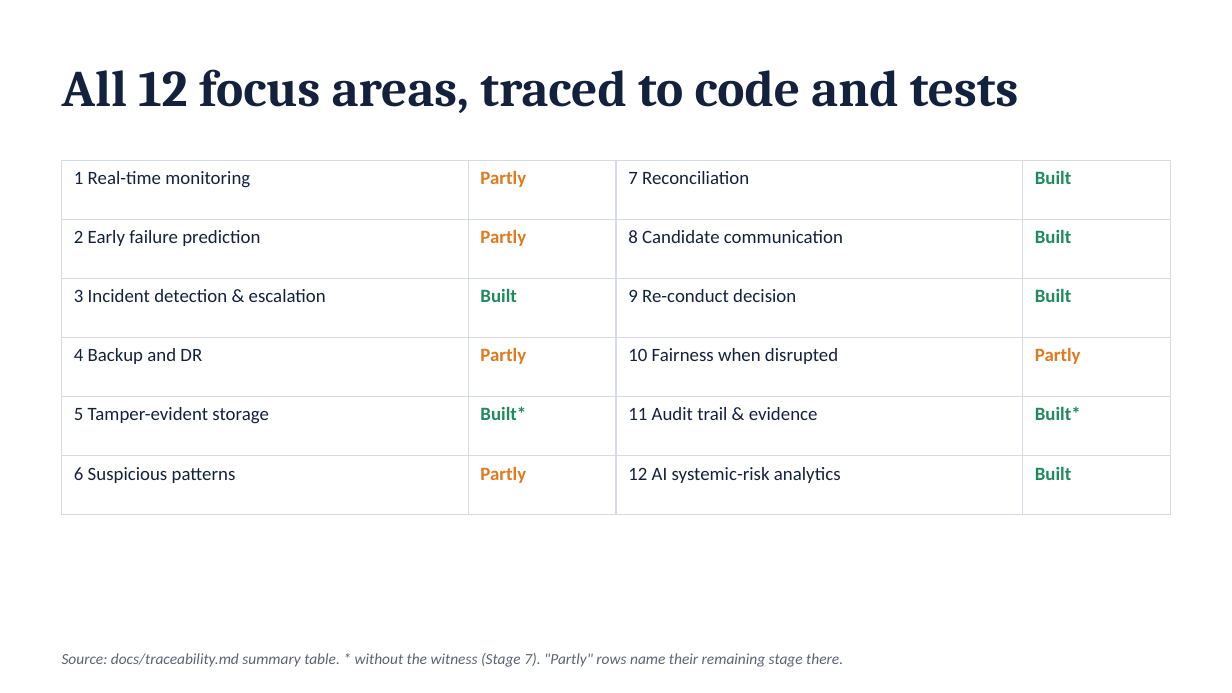
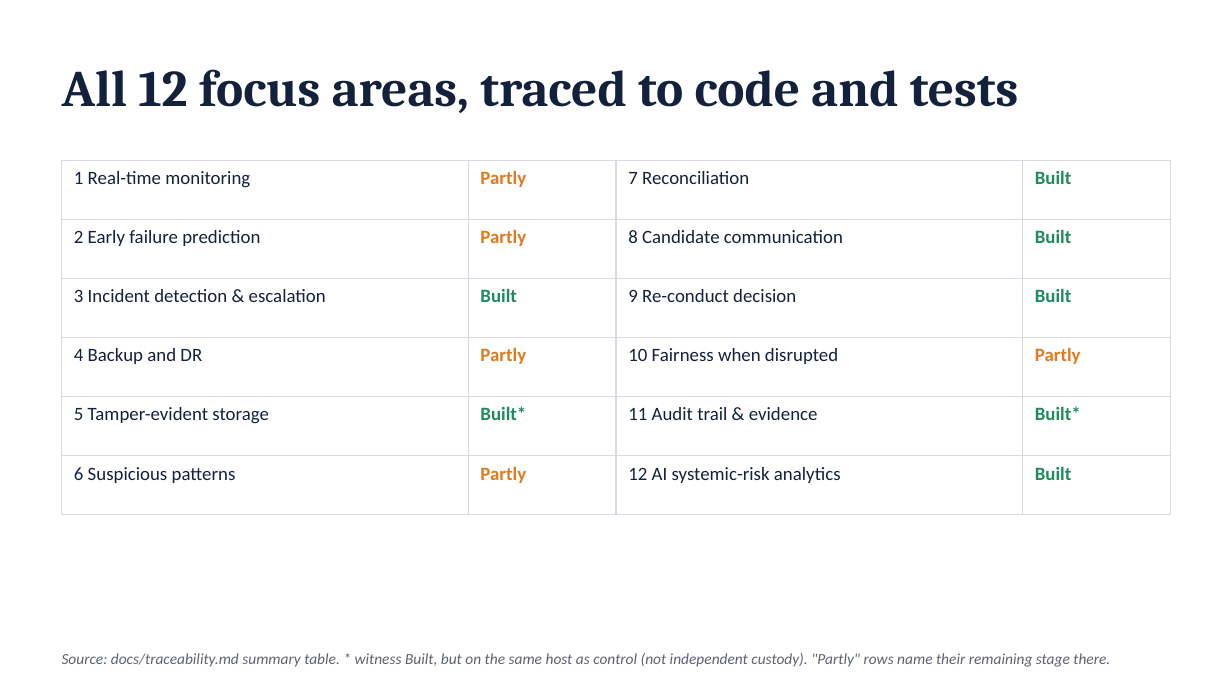
Before and after one commit to anirudh12032008/saakshi, a slide deck: slide 14 of docs/deck/saakshi.pptx (slide 13 before the commit). Drawn at 1232x693 pixels with LibreOffice and Linux fonts; fonts in the diff are those of the drawing. Boxes give left, top, right and bottom in pixels: in the first picture for what was removed or moved away, otherwise in the second. Text is boxed around its words. In the diff, an @@ line names an element or a change of style, - is before the commit and + after.

Commit message:
docs: measured numbers in README and deck; witness marked Built; Act 2 cites stage8-act2

```diff
--- a/docs/deck/saakshi.pptx
+++ b/docs/deck/saakshi.pptx
@@ text at box(62, 653, 1110, 667): text changed @@
-Source: docs/traceability.md summary table. * without the witness (Stage 7). "Partly" rows name their remaining stage there.
+Source: docs/traceability.md summary table. * witness Built, but on the same host as control (not independent custody). "Partly" rows name their remaining stage there.
```
Also in this commit, not shown: 3 other slides changed, 1 slide added, 2 other files.
